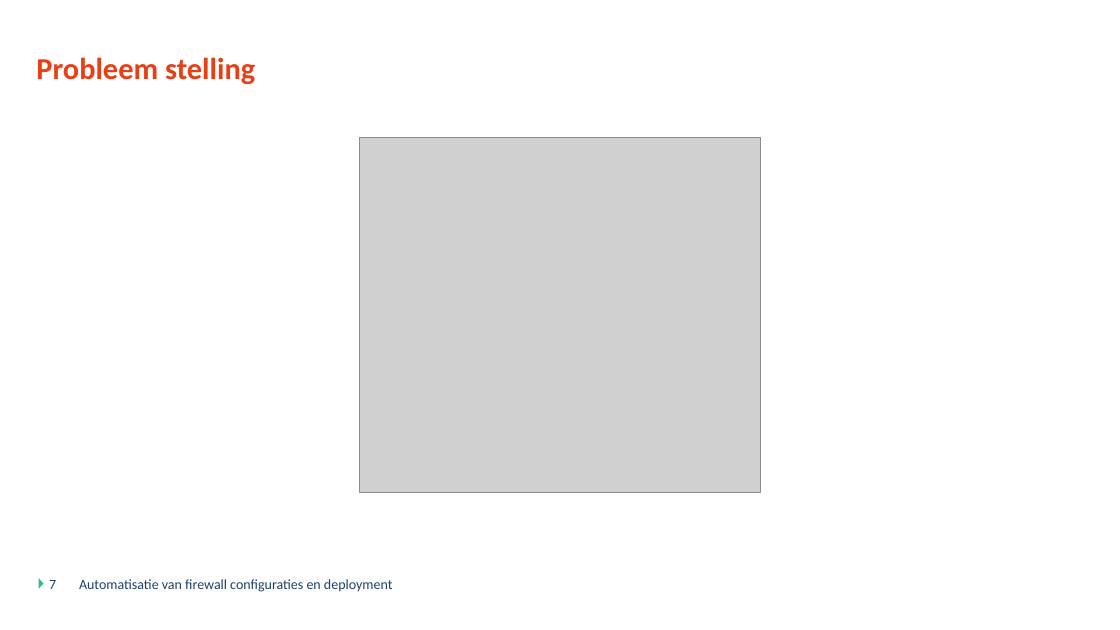
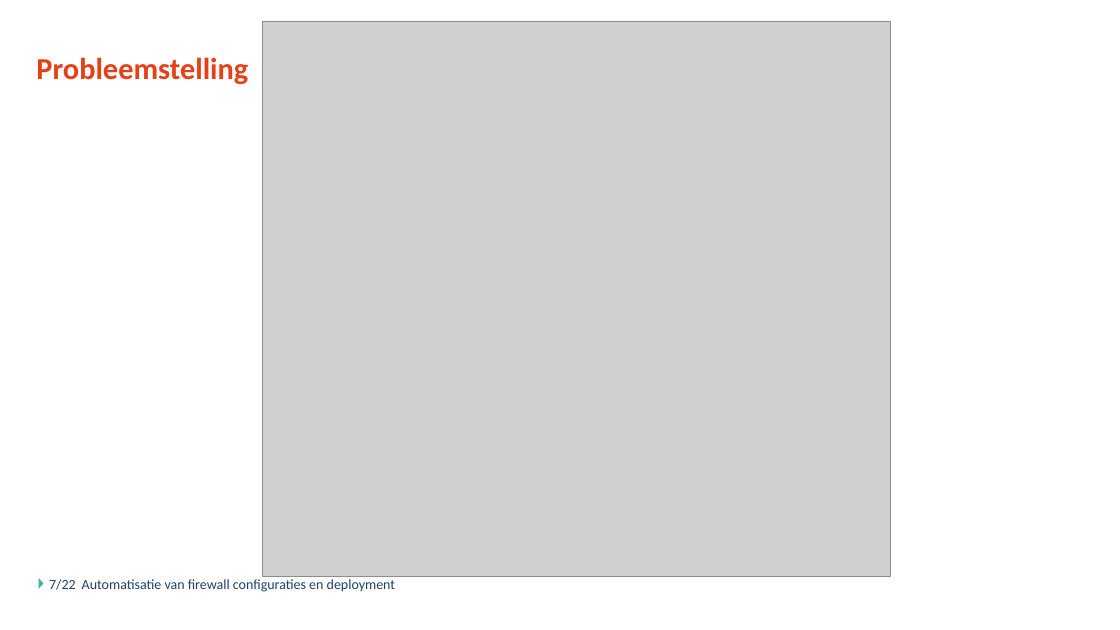
Before and after one commit to GerritVanMol/FirewallDeploymentPlatform, a slide deck: slide 7 of Documents/BachelorProef_VanMol_Gerrit_Verdediging.pptx. Drawn at 1120x630 pixels with LibreOffice and Linux fonts; fonts in the diff are those of the drawing; grey boxes stand for pictures; background and template pictures are left out. Boxes give left, top, right and bottom in pixels: in the first picture for what was removed or moved away, otherwise in the second. Text is boxed around its words. In the diff, an @@ line names an element or a change of style, - is before the commit and + after.

```diff
--- a/Documents/BachelorProef_VanMol_Gerrit_Verdediging.pptx
+++ b/Documents/BachelorProef_VanMol_Gerrit_Verdediging.pptx
@@ picture: place and size @@
-picture at bbox=[360, 138, 761, 493]
+picture at bbox=[262, 21, 891, 577]
@@ title at bbox=[36, 57, 248, 84]: spaces changed @@
-Probleem stelling
+Probleemstelling
@@ page number at bbox=[49, 579, 76, 590]: text changed @@
-7
+7/22
```
Also in this commit, not shown: 11 other slides changed, 3 slides added, 4 other files.
